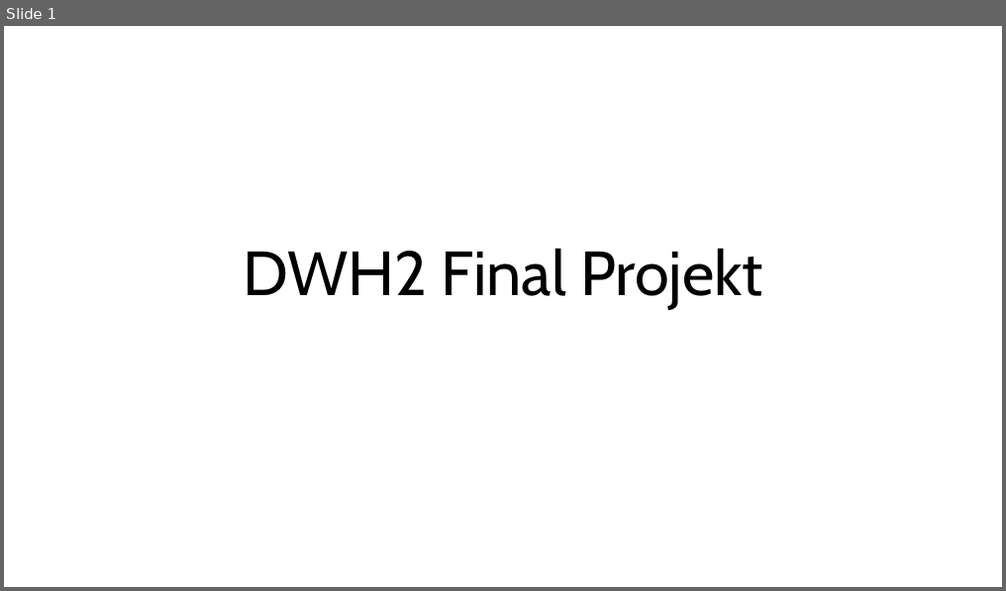
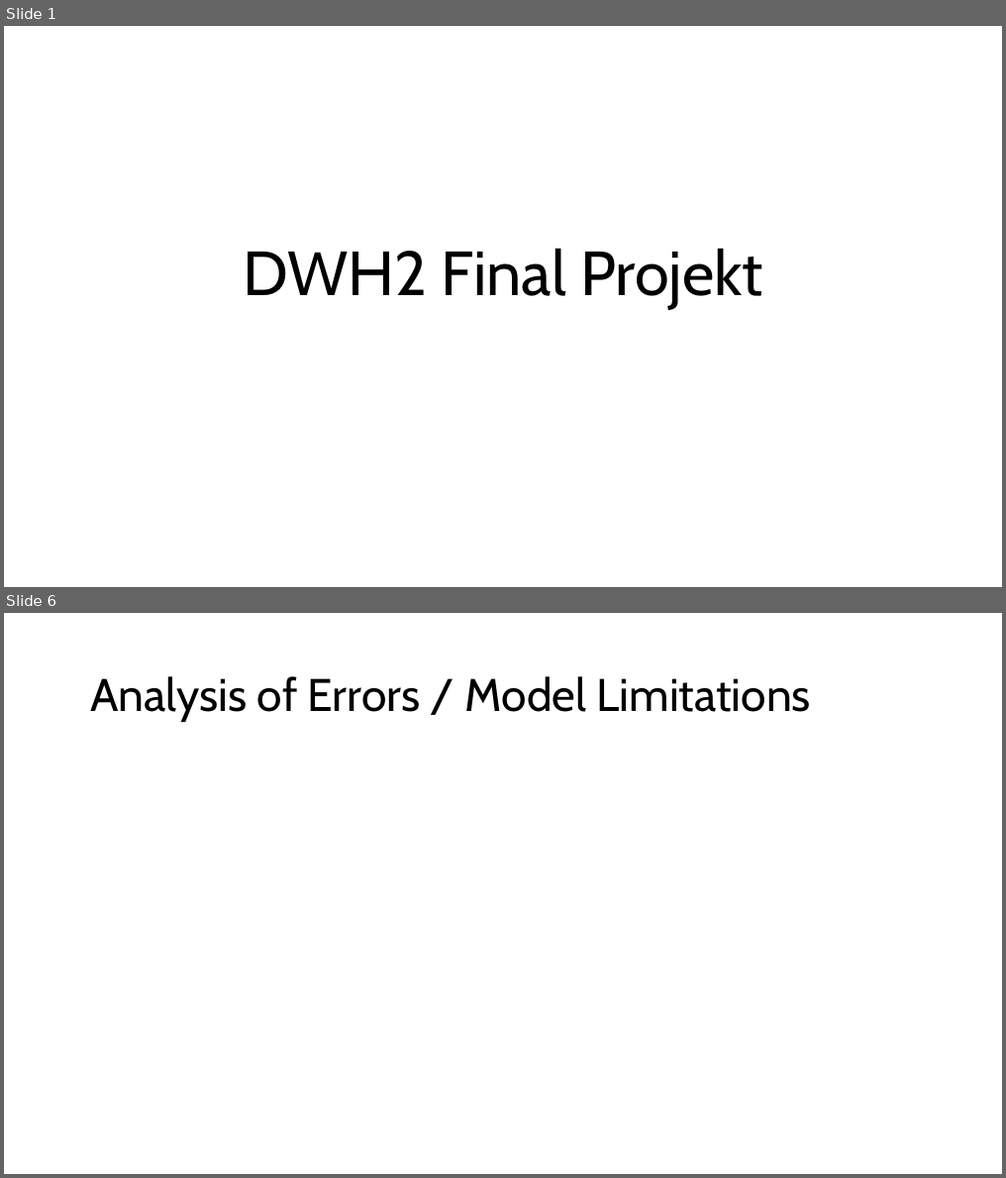
Before and after one commit to bjoern555/dwh2-text-to-sql, a slide deck: docs/DHW2_Wagner_Kryeziu_Johnson.pptx. Shown one above the other, each under a label of ours: slide 1 before the commit, slides 1 and 6 after it; the slides between them are not shown. The pictures are 1006x591 and 1006x1178 pixels, drawn with LibreOffice and Linux fonts; fonts in the diff are those of the drawing. Boxes give left, top, right and bottom in pixels: in the first picture for what was removed or moved away, otherwise in the second. Text is boxed around its words. In the diff, an @@ line names an element or a change of style, - is before the commit and + after.

```diff
--- a/docs/DHW2_Wagner_Kryeziu_Johnson.pptx
+++ b/docs/DHW2_Wagner_Kryeziu_Johnson.pptx
@@ slide 6 added at bbox=[4, 613, 1002, 1174], background #FFFFFF @@
@@ title added at bbox=[90, 676, 811, 722], 44 pt, text #000000 @@
+Analysis of Errors / Model Limitations
```
Also in this commit, not shown: 6 other slides added, 1 slide removed.
